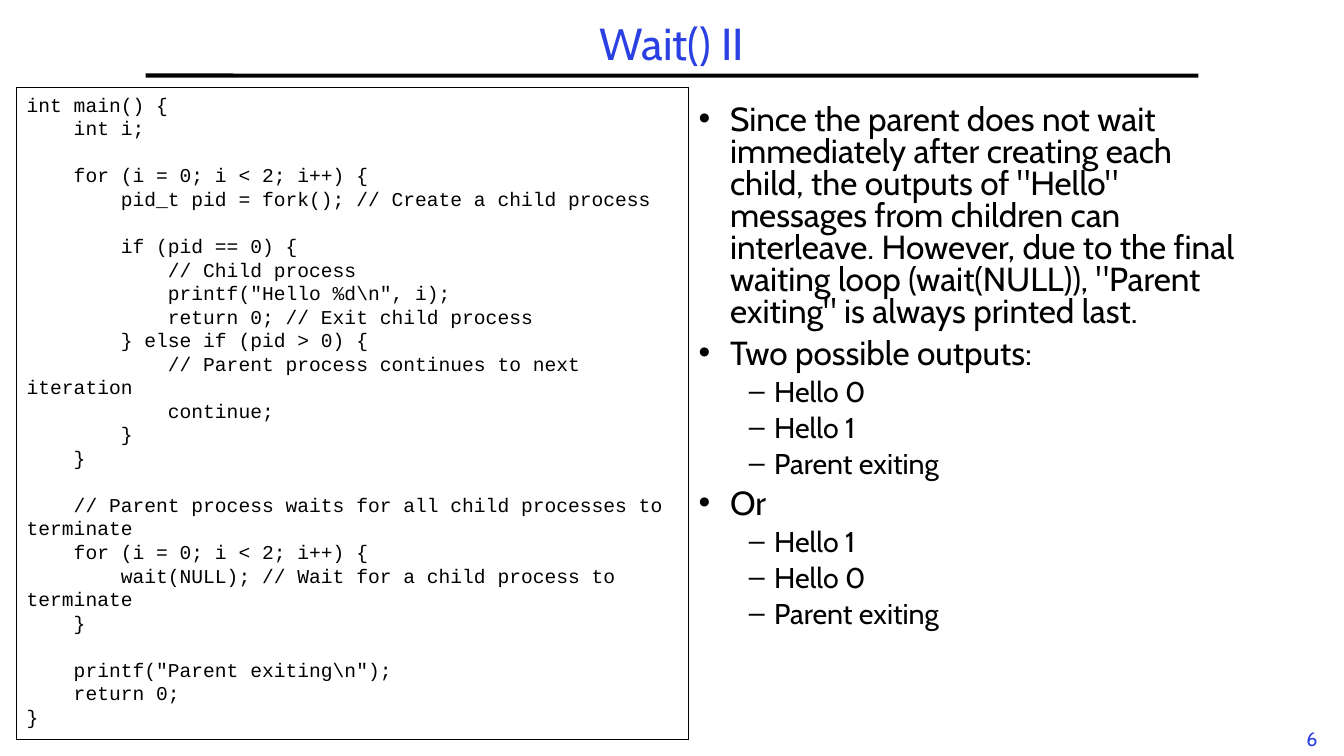
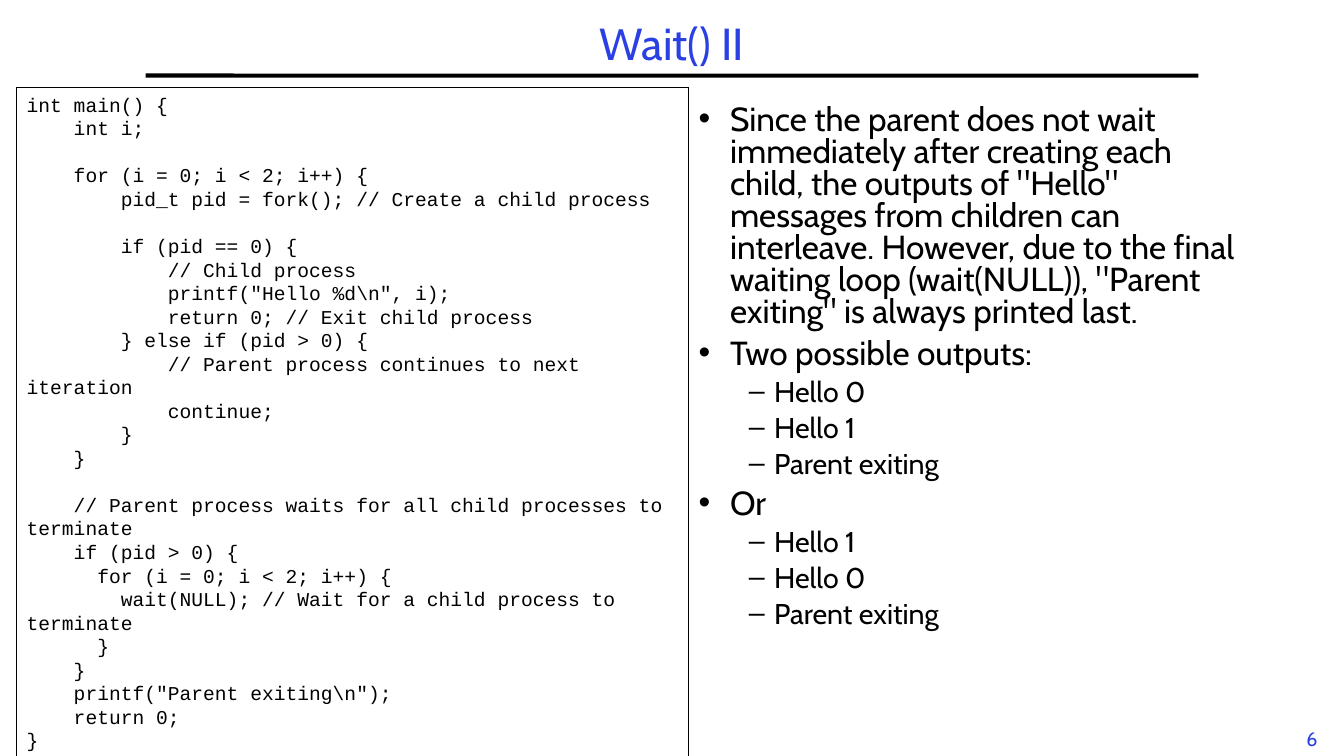
Before and after one commit to guhofstra/CSC256Fa25, a slide deck: slide 6 of PPTs/L2-Exercises ANS.pptx. Drawn at 1344x756 pixels with LibreOffice and Linux fonts; fonts in the diff are those of the drawing. Boxes give left, top, right and bottom in pixels: in the first picture for what was removed or moved away, otherwise in the second. Text is boxed around its words. In the diff, an @@ line names an element or a change of style, - is before the commit and + after.

```diff
--- a/PPTs/L2-Exercises ANS.pptx
+++ b/PPTs/L2-Exercises ANS.pptx
@@ text in rectangle at (17, 88, 689, 756): paragraph added @@
+}
@@ rectangle "int main() {": place and size @@
-rectangle "int main() {" at (17, 88, 689, 739)
+rectangle "int main() {" at (17, 88, 689, 756)
@@ text in rectangle at (74, 545, 215, 563): paragraph added @@
+if (pid > 0) {
```
Also in this commit, not shown: 1 other slide changed, 2 other files.
